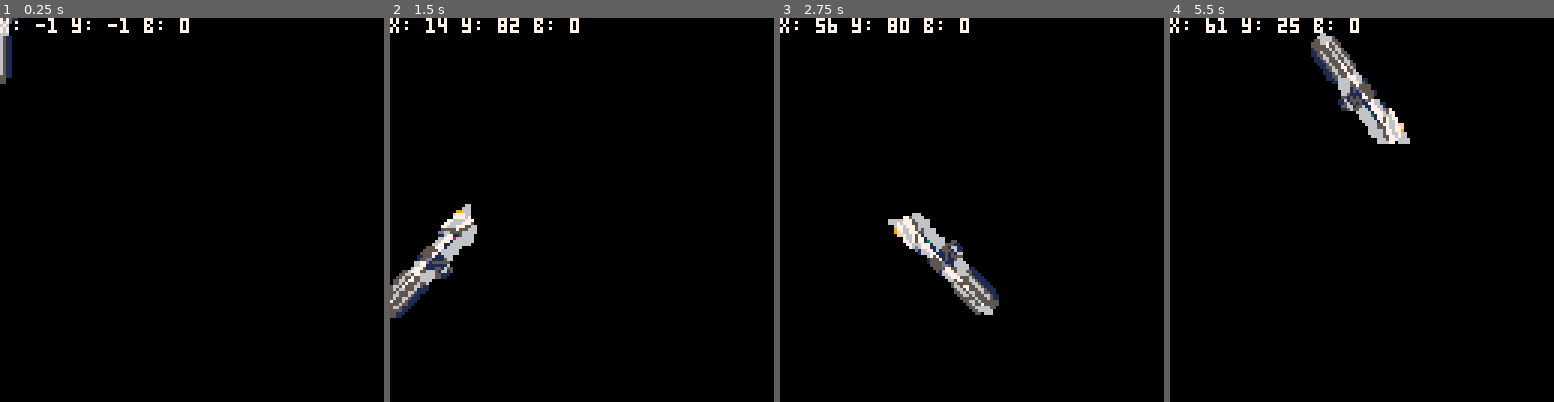
Above: before the commit, frames 1-4 (left to right).
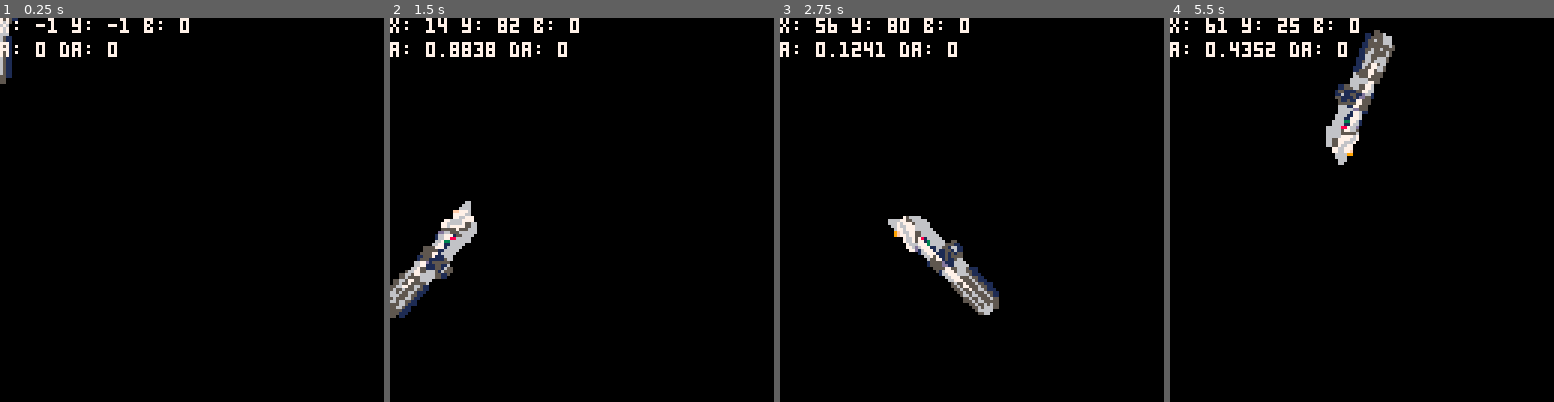
Above: after the commit, the same moments.

Repository: Chovin/Litghtsaber
Game: PICO-8 cartridge litghtsaber.p8
Two runs of this game, one before a commit and one after it. Both use one fixed random seed, a clock stepped at 60 frames per second and the inputs below.
Inputs (mouse positions are in pixels of both pictures, inside the frame that each line leads up to):
- Up to frame 1 (0.25 s): no input
- Up to frame 2 (1.5 s): tap X (X key) at 0.33, 1.07 s; click (670, 121) at 0.67 s; tap O (Z key) at 0.7 s; click (436, 267) at 1.22 s
- Up to frame 3 (2.75 s): hold Right 1.6-2.1 s; tap O (Z key) at 1.7, 2.1, 2.5 s; click (887, 114) at 1.77 s; tap X (X key) at 1.85 s; hold Up 2.15-2.42 s; click (952, 259) at 2.32 s; hold Right from 2.47 s (still down)
- Up to frame 4 (5.5 s): click (1404, 106) at 2.87 s; tap O (Z key) every 0.4 s from 2.9 to 5.3 s; tap X (X key) at 2.97, 4.08, 5.2 s; release Right at 3.03 s; hold Left 3.08-3.58 s; click (1465, 256) at 3.42 s; hold Down 3.63-3.97 s; click (1231, 102) at 3.97 s; hold Right 4.02-4.68 s; click (1292, 248) at 4.52 s; hold Up 4.73-5.03 s; click (1354, 94) at 5.07 s; hold Left from 5.08 s (still down)

The runs differ from the first frame. In frame 1, 0.4% of the frame differs, in the area x 0-31%, y 6-11%; in frame 2, 1.3%; in frame 3, 1.2%; in frame 4, 5.0%, in the area x 0-63%, y 3-39%.

Commit message:
lightsaber tend upward?

Diff:
--- a/litghtsaber.p8
+++ b/litghtsaber.p8
@@ -44,6 +44,7 @@
  cls()
  sbr.draw(sbr)
  print('x: '..mx..' y: '..my..' b: '..mb,0,0,7)
+ print('a: '..sbr.a..' da: '..sbr.da,0,8,7)
 end
 
 -- x, y, button
@@ -59,6 +60,7 @@
   sy=0,
   it=0,
   a=0,
+  da=0,
   w=1*8 + 4,
   h=5*8 + 5,
   lh=90,
@@ -75,6 +77,25 @@
  -- end end
 
  s.update=function(s)
+  s.a %= 1
+  -- up
+  if s.a < .25 and s.a > .75 then
+
+  else
+
+  end
+
+  s.a += s.da
+  s.da *= .8
+
+  if s.a > .1 and s.a < .9 then
+   if s.a > .5 then
+    s.a = lerp(s.a, .9, .01)
+   else
+    s.a = lerp(s.a, .1, .01)
+   end
+  end
+
   if s.on then
    s.out = lerp(s.out, 1, .5)
   else
